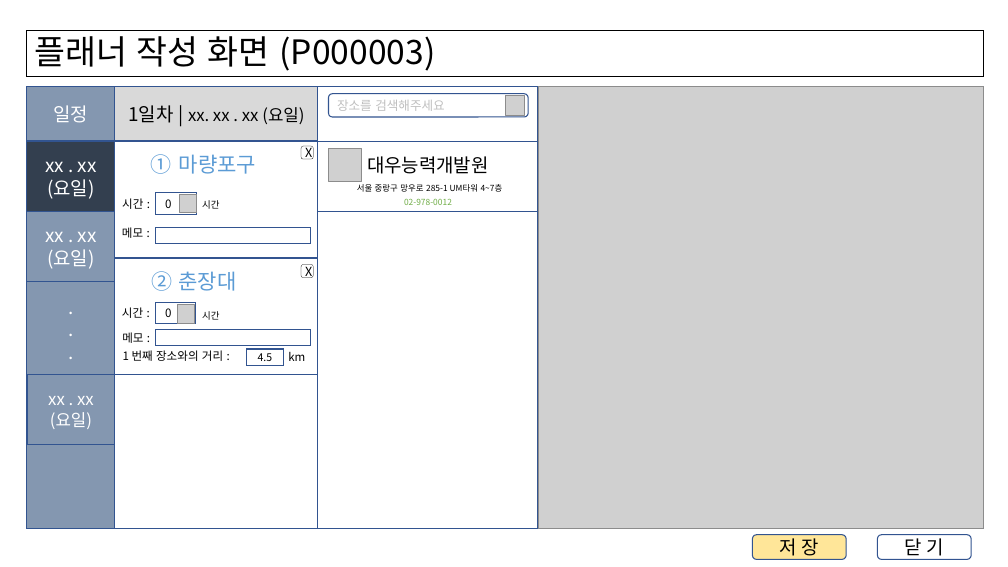
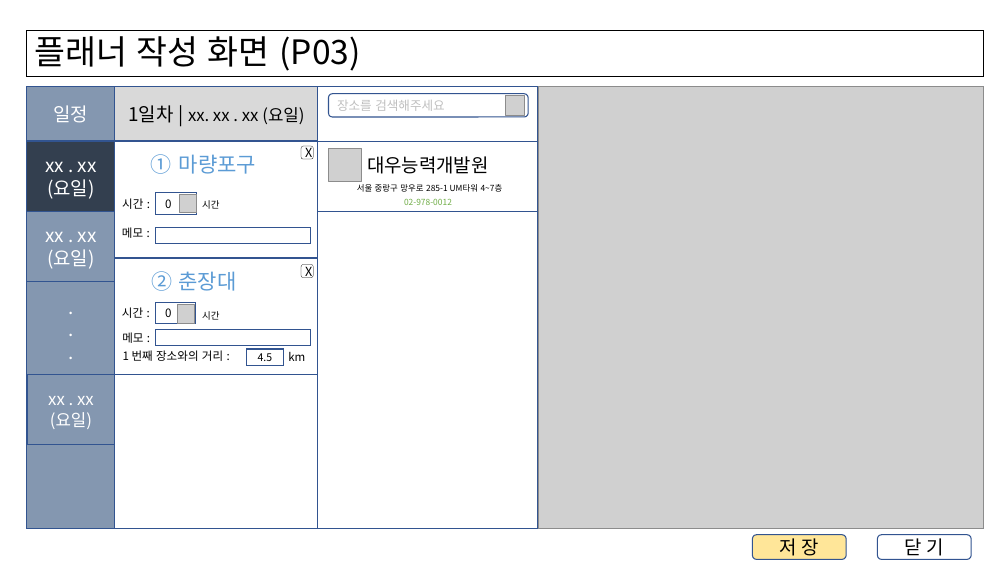
Before and after one commit to whatnameshouldido/sbsj_planner, a slide deck: slide 4 of screen/화면설계서_플래너(강준서).pptx. Drawn at 1008x567 pixels with LibreOffice and Linux fonts; fonts in the diff are those of the drawing; grey boxes stand for pictures. Boxes give left, top, right and bottom in pixels: in the first picture for what was removed or moved away, otherwise in the second. Text is boxed around its words. In the diff, an @@ line names an element or a change of style, - is before the commit and + after.

```diff
--- a/screen/화면설계서_플래너(강준서).pptx
+++ b/screen/화면설계서_플래너(강준서).pptx
@@ title at (x1=35, y1=30, x2=360, y2=71): text changed @@
-플래너 작성 화면 (P000003)
+플래너 작성 화면 (P03)
```
Also in this commit, not shown: 4 other slides changed, 8 other files.
